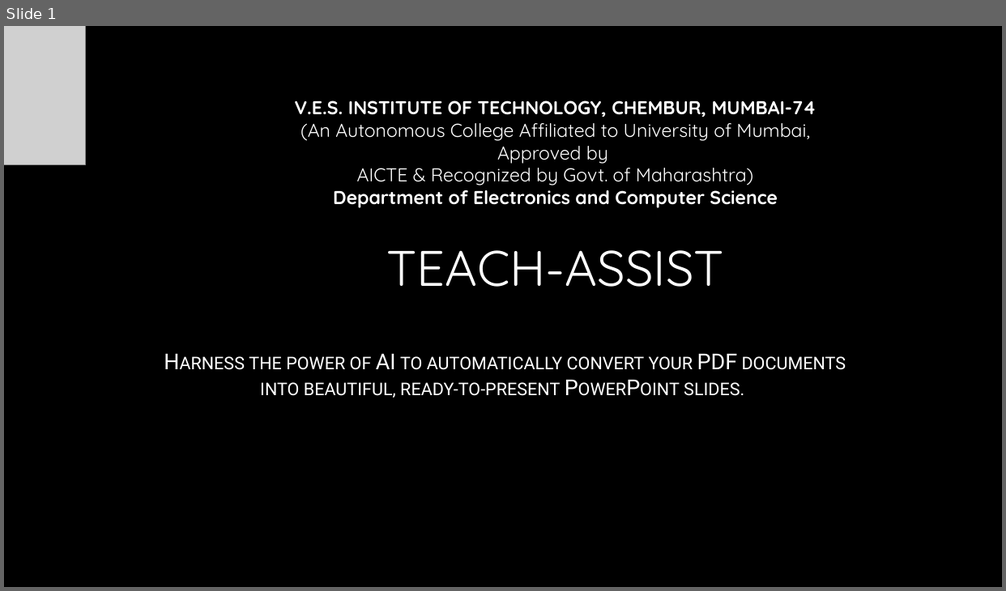
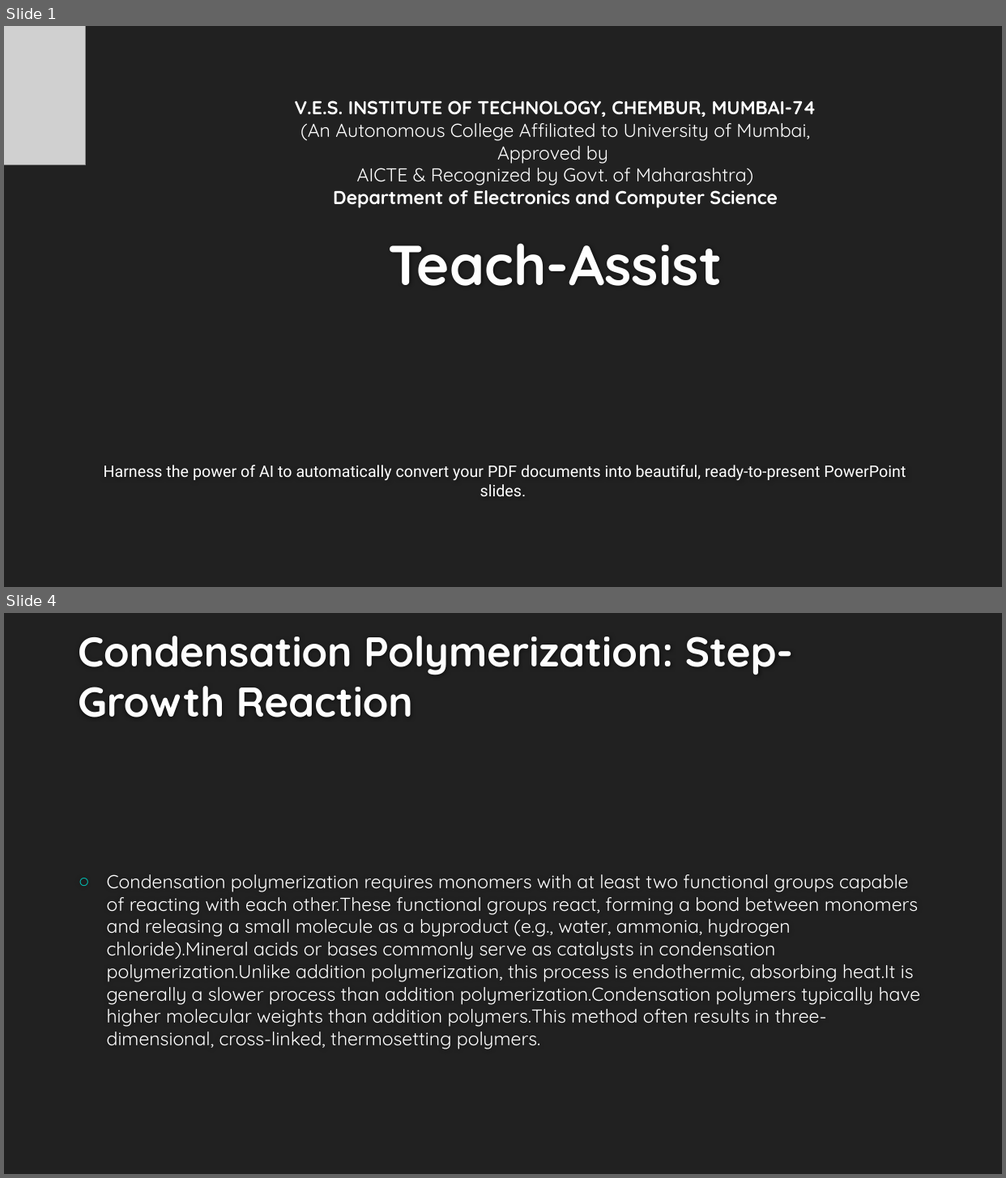
Before and after one commit to AdityaB-11/Pdf_to_presentation_GenAI, a slide deck: output/generated_presentation.pptx. Shown one above the other, each under a label of ours: slide 1 before the commit, slides 1 and 4 after it; the slides between them are not shown. The pictures are 1006x591 and 1006x1178 pixels, drawn with LibreOffice and Linux fonts; fonts in the diff are those of the drawing; grey boxes stand for pictures; background and template pictures are left out. Boxes give left, top, right and bottom in pixels: in the first picture for what was removed or moved away, otherwise in the second. Text is boxed around its words. In the diff, an @@ line names an element or a change of style, - is before the commit and + after.

```diff
--- a/output/generated_presentation.pptx
+++ b/output/generated_presentation.pptx
@@ slide 4 added at (4,613,1002,1174), background #212121 @@
@@ title added at (78,636,793,717), 40 pt, text #FEFEFE, bold @@
+Condensation Polymerization: Step-Growth Reaction
@@ text added at (107,875,921,1050), 18 pt, text #FFFFFF @@
+○ Condensation polymerization requires monomers with at least two functional groups capable of reacting with each other.These functional groups react, forming a bond between monomers and releasing a small molecule as a byproduct (e.g., water, ammonia, hydrogen chloride).Mineral acids or bases commonly serve as catalysts in condensation polymerization.Unlike addition polymerization, this process is endothermic, absorbing heat.It is generally a slower process than addition polymerization.Condensation polymers typically have higher molecular weights than addition polymers.This method often results in three-dimensional, cross-linked, thermosetting polymers.
@@ slide 1 changed as well @@
@@ background picture (left out) to #212121 @@
@@ title at (389,243,722,286): text changed; size 48 to 54 pt; text colour gradient #FFFFFF to #A6A6A6 to #FEFEFE; bold on @@
-TEACH-ASSIST
+Teach-Assist
@@ subtitle "Harness the power of AI ...": place and size @@
-subtitle "Harness the power of AI ..." at (249,353,846,398)
+subtitle "Harness the power of AI ..." at (104,465,906,497)
@@ subtitle "Harness the power of AI ..." at (104,465,906,497): size 21 to 15.3 pt, text colour gradient #FFFFFF to #BFBFBF to #FFFFFF, small capitals off; less space between paragraphs @@
```
Also in this commit, not shown: 2 other slides changed, 7 other slides added, 12 slides removed, 6 other files.
